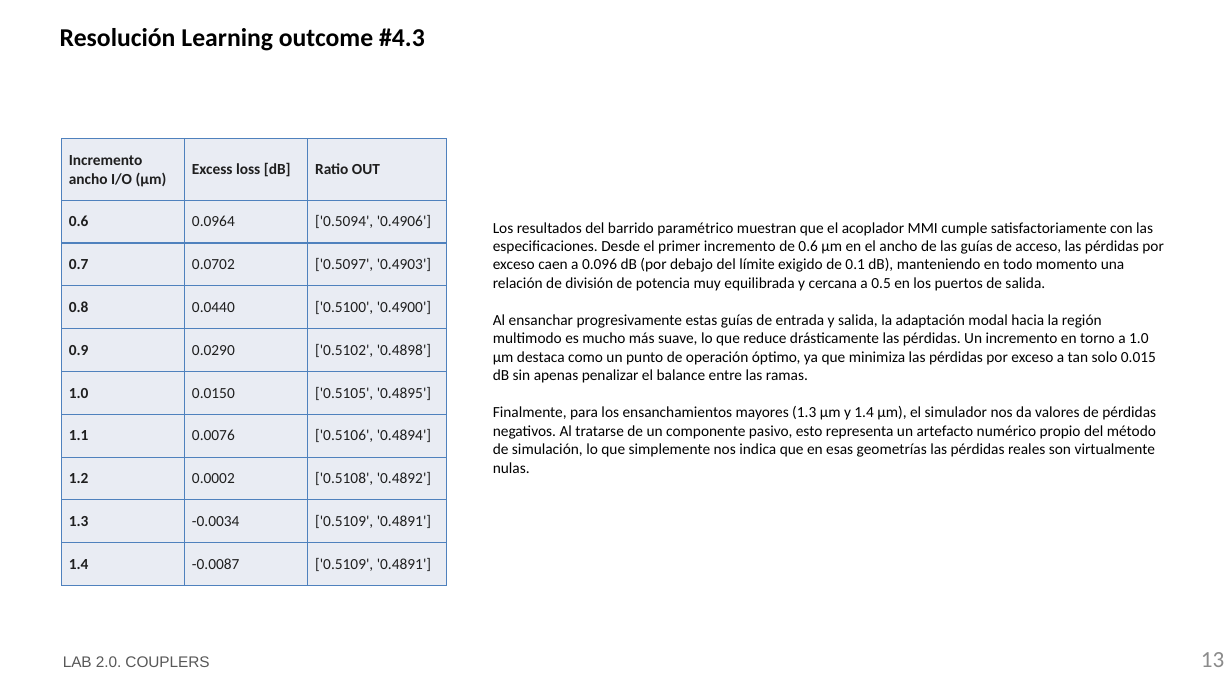
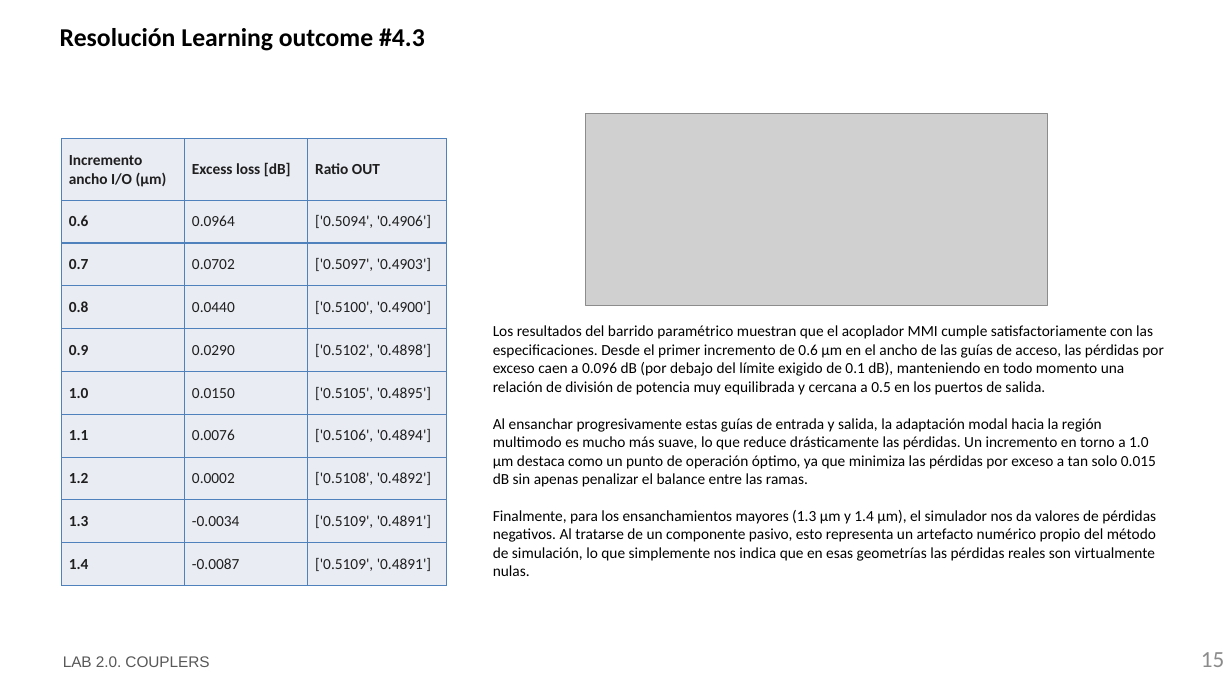
Before and after one commit to snacmuo/pic-upv-lab2, a slide deck: slide 15 of LabBook_20.pptx (slide 13 before the commit). Drawn at 1232x693 pixels with LibreOffice and Linux fonts; fonts in the diff are those of the drawing; grey boxes stand for pictures; background and template pictures are left out. Boxes give left, top, right and bottom in pixels: in the first picture for what was removed or moved away, otherwise in the second. Text is boxed around its words. In the diff, an @@ line names an element or a change of style, - is before the commit and + after.

```diff
--- a/LabBook_20.pptx
+++ b/LabBook_20.pptx
@@ picture added at (x1=585, y1=114, x2=1047, y2=305) @@
@@ text "Los resultados del barrido paramétrico ..." moved from (x1=493, y1=222, x2=1164, y2=473) to (x1=493, y1=325, x2=1164, y2=576) @@
@@ page number at (x1=1201, y1=652, x2=1224, y2=667): text changed @@
-13
+15
```
Also in this commit, not shown: 4 other slides changed, 5 slides added, 1 other file.
